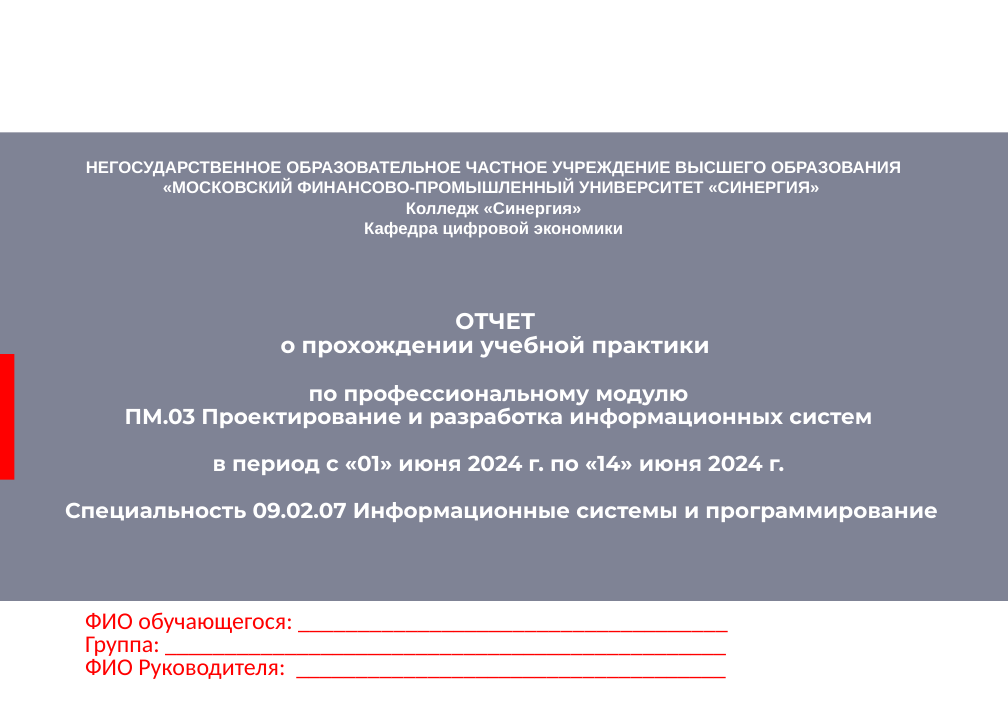
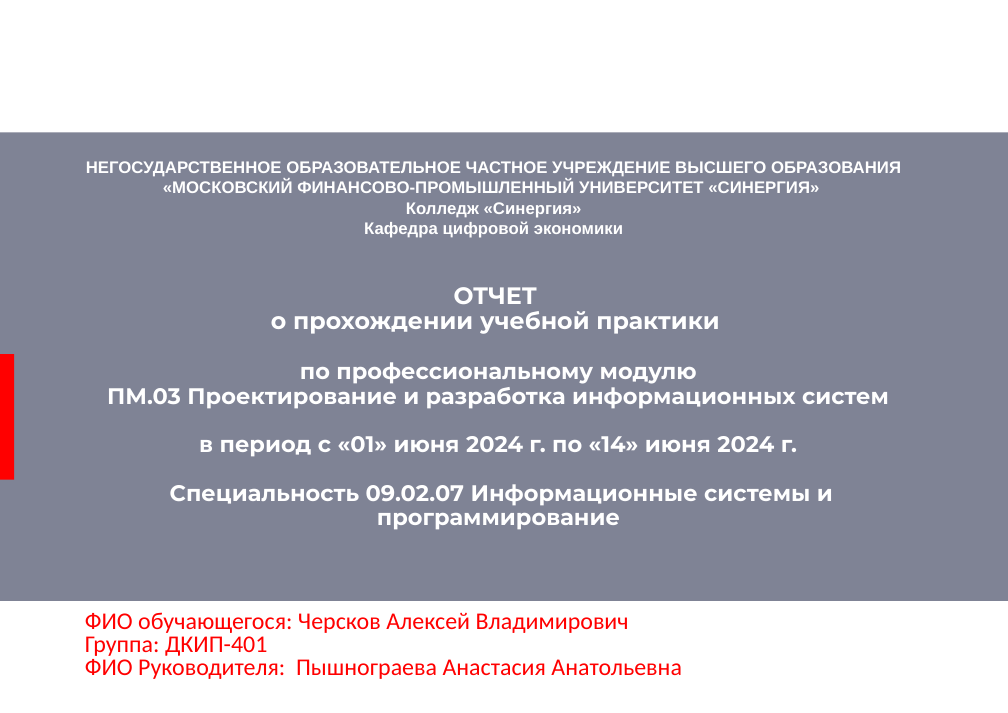
Before and after one commit to a-attendee/practice-2, a slide deck: slide 1 of docs/Prilozhenie 1 k individualnomu zadaniyu UP. PM.03 (shablon otcheta dlya zapolneniya).pptx. Drawn at 1008x713 pixels with LibreOffice and Linux fonts; fonts in the diff are those of the drawing; background and template pictures are left out. Boxes give left, top, right and bottom in pixels: in the first picture for what was removed or moved away, otherwise in the second. Text is boxed around its words. In the diff, an @@ line names an element or a change of style, - is before the commit and + after.

```diff
--- a/docs/Prilozhenie 1 k individualnomu zadaniyu UP. PM.03 (shablon otcheta dlya zapolneniya).pptx
+++ b/docs/Prilozhenie 1 k individualnomu zadaniyu UP. PM.03 (shablon otcheta dlya zapolneniya).pptx
@@ title "ОТЧЕТ о прохождении учебной практики ..." at bbox=[107, 287, 889, 530]: size 18.9 to 19.7 pt in "ОТЧЕТ о прохождении учебной практики"; size 18 to 18.8 pt in "по профессиональному модулю ПМ.03 Проектирование и разработк ..." @@
@@ text at bbox=[85, 612, 682, 679]: text changed @@
-ФИО обучающегося: ____________________________________
-Группа: _______________________________________________
-ФИО Руководителя: ____________________________________
+ФИО обучающегося: Черсков Алексей Владимирович
+Группа: ДКИП-401
+ФИО Руководителя: Пышнограева Анастасия Анатольевна
```
Also in this commit, not shown: 14 other slides changed, 27 other files.
